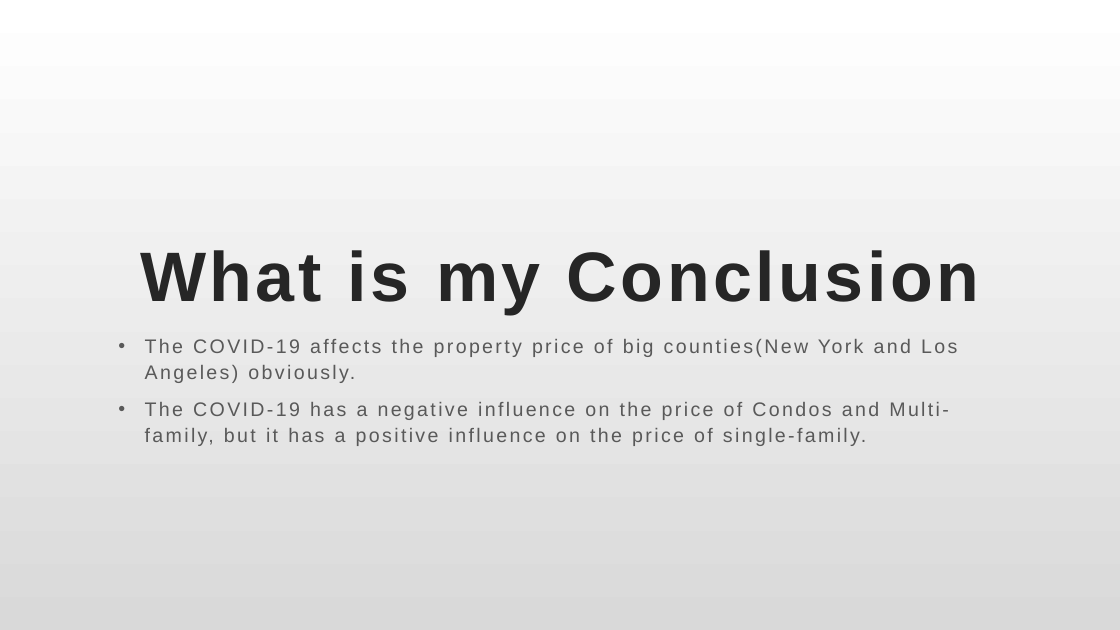
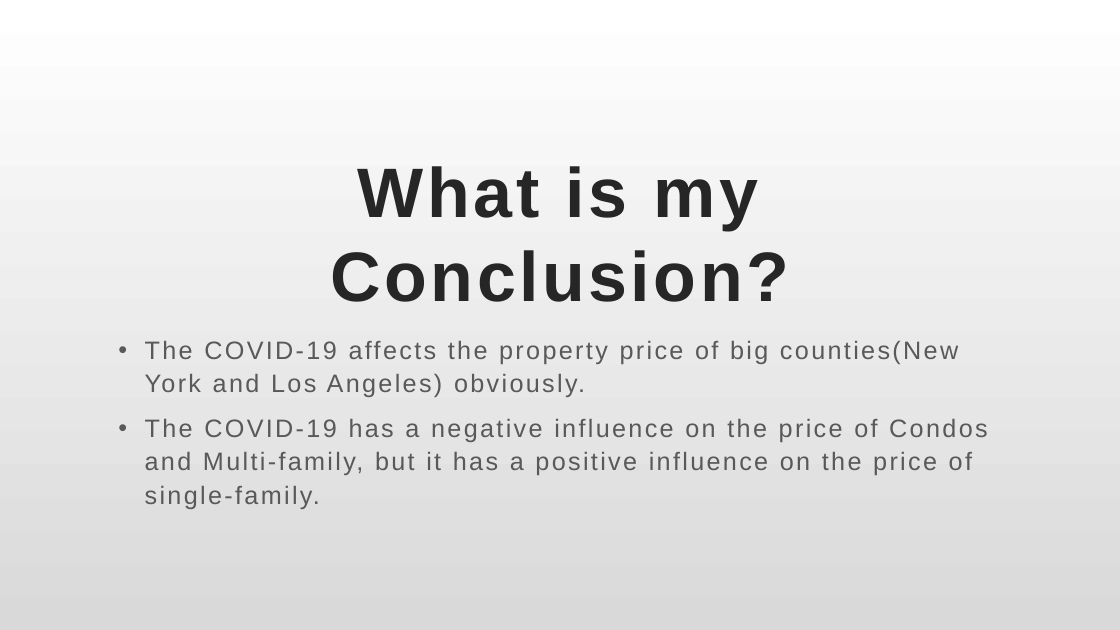
Before and after one commit to Yuehao-Wang/AIM-5001, a slide deck: slide 4 of Y_Wang_Final_Project_Presentation.pptx. Drawn at 1120x630 pixels with LibreOffice and Linux fonts; fonts in the diff are those of the drawing. Boxes give left, top, right and bottom in pixels: in the first picture for what was removed or moved away, otherwise in the second. Text is boxed around its words. In the diff, an @@ line names an element or a change of style, - is before the commit and + after.

```diff
--- a/Y_Wang_Final_Project_Presentation.pptx
+++ b/Y_Wang_Final_Project_Presentation.pptx
@@ title at (331, 166, 789, 302): text changed @@
-What is my Conclusion
+What is my Conclusion?
@@ subtitle "The COVID-19 affects the property ..." at (145, 341, 987, 509): size 16.8 to 21.6 pt @@
```
Also in this commit, not shown: 12 other slides changed.
